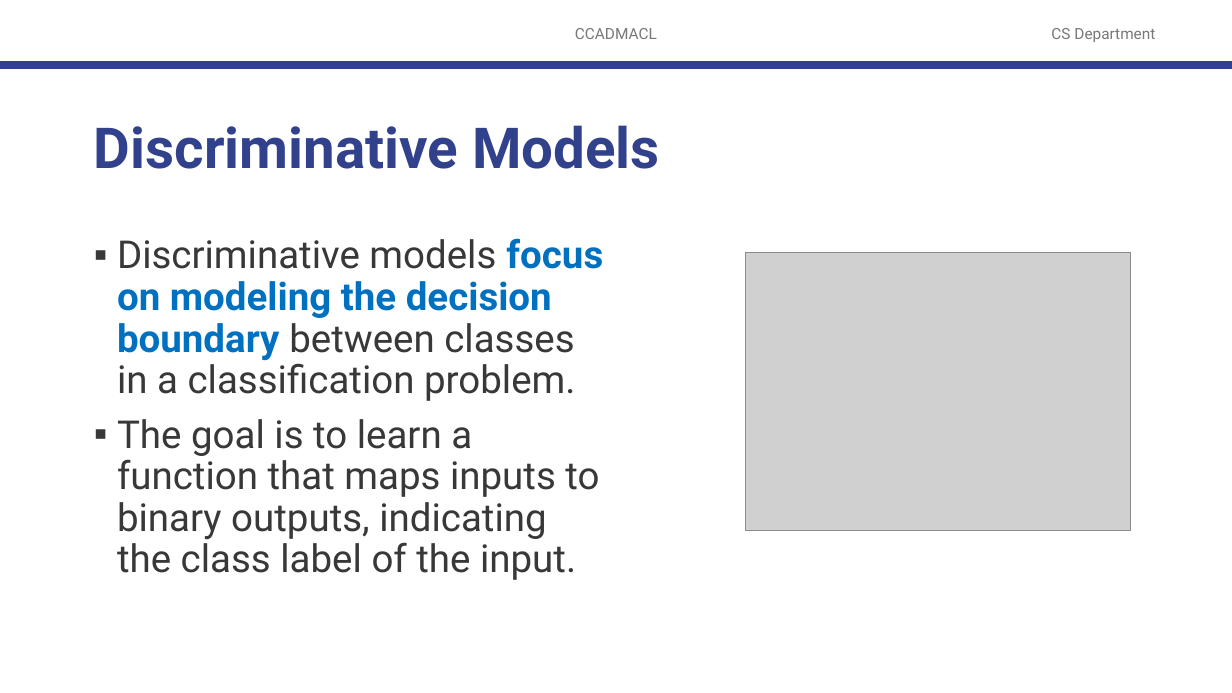
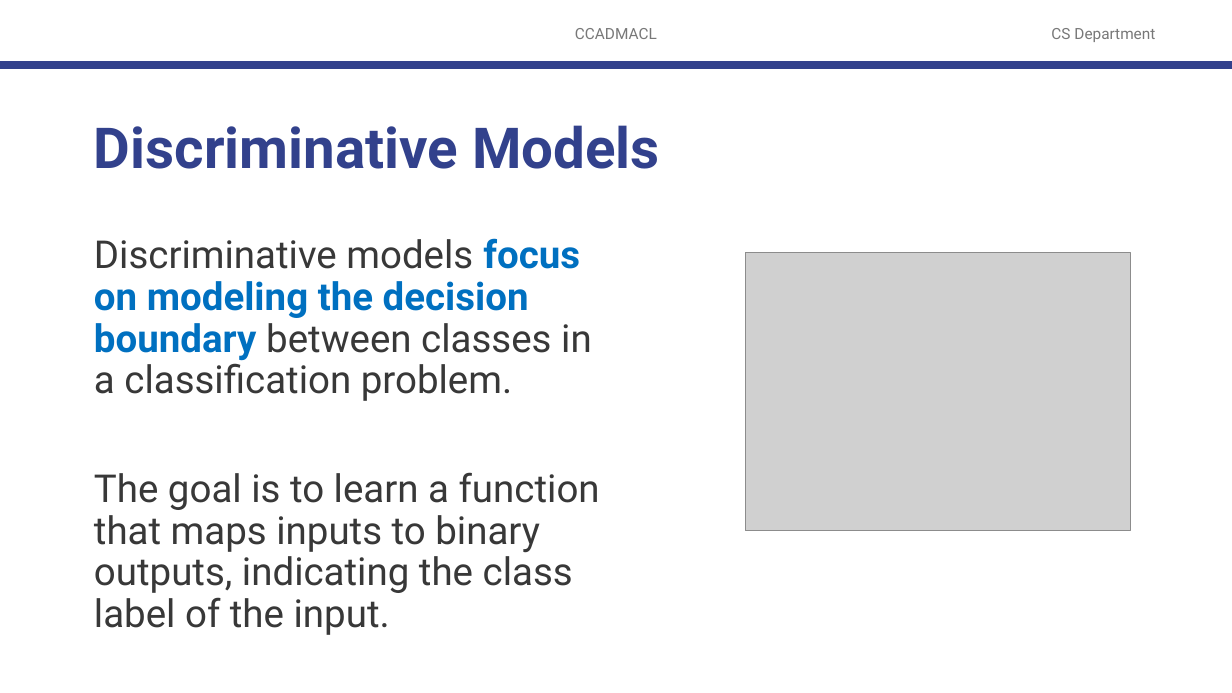
Before and after one commit to robitussin/CCADMACL, a slide deck: slide 7 of 1 - Generative vs Discriminative Models/Generative vs Discriminatve Models.pptx (slide 8 before the commit). Drawn at 1232x693 pixels with LibreOffice and Linux fonts; fonts in the diff are those of the drawing; grey boxes stand for pictures; background and template pictures are left out. Boxes give left, top, right and bottom in pixels: in the first picture for what was removed or moved away, otherwise in the second. Text is boxed around its words. In the diff, an @@ line names an element or a change of style, - is before the commit and + after.

```diff
--- a/1 - Generative vs Discriminative Models/Generative vs Discriminatve Models.pptx
+++ b/1 - Generative vs Discriminative Models/Generative vs Discriminatve Models.pptx
@@ text "Discriminative models focus on modeling ..." at bbox=[94, 238, 600, 635]: bullet ▪ to none @@
```
Also in this commit, not shown: 9 other slides changed, 6 slides added, 3 slides removed.
